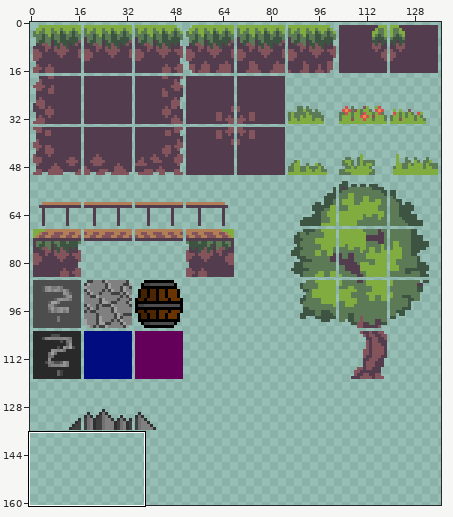
Edited in one commit: sprite sheet (android/assets/maps/tileset.png). The first picture is a wide view before the edit; the outline marks the close-up.
Close-up. Old version:
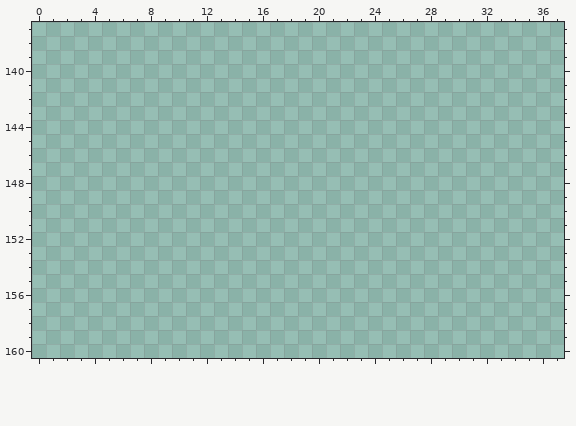
The file is 137x171 pixels. Colours within 5 levels of each other are drawn and written as one. Shown: x 0..37, y 137..160. The wide view leaves out empty margins.
Palette (. is transparent): 
The same view after the edit:
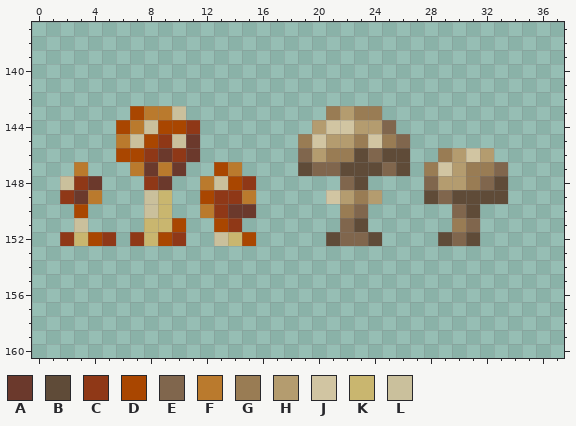
Colours new in this view: A #6b392c  B #5f4b38  C #8f3817  D #a94600  E #80664d  F #ba7a2d  G #997c54  H #b49c6f  J #d1c5a2  K #c9b66f  L #cac09c
Change:
{"y":143,"x":7,"old":"....","new":"DFFL"}
{"y":143,"x":21,"old":"....","new":"GHGG"}
{"y":144,"x":6,"old":"......","new":"DFLDDC"}
{"y":144,"x":20,"old":"......","new":"HJJHHE"}
{"y":145,"x":6,"old":"......","new":"FLDCLA"}
{"y":145,"x":19,"old":"........","new":"GJHHGJGE"}
{"y":146,"x":6,"old":"......","new":"DDCACA"}
{"y":146,"x":19,"old":"........","new":"EHGGBEBB"}
{"y":146,"x":29,"old":"....","new":"GHJH"}
{"y":147,"x":3,"old":".","new":"F"}
{"y":147,"x":7,"old":"....","new":"FAFA"}
{"y":147,"x":13,"old":"..","new":"DF"}
{"y":147,"x":19,"old":"........","new":"BEEBBBEB"}
{"y":147,"x":28,"old":"......","new":"GJHGGE"}
{"y":148,"x":2,"old":"...","new":"LCA"}
{"y":148,"x":8,"old":"..","new":"CA"}
{"y":148,"x":12,"old":"....","new":"FLDC"}
{"y":148,"x":22,"old":"..","new":"EB"}
{"y":148,"x":28,"old":"......","new":"EHHGEB"}
{"y":149,"x":2,"old":"...","new":"CAF"}
{"y":149,"x":8,"old":"..","new":"LK"}
{"y":149,"x":12,"old":"....","new":"DCCF"}
{"y":149,"x":21,"old":"....","new":"JHGH"}
{"y":149,"x":28,"old":"......","new":"BEBBBB"}
{"y":150,"x":3,"old":".","new":"D"}
{"y":150,"x":8,"old":"..","new":"LK"}
{"y":150,"x":12,"old":"....","new":"FCAA"}
{"y":150,"x":22,"old":"..","new":"GE"}
{"y":150,"x":30,"old":"..","new":"EB"}
{"y":151,"x":3,"old":".","new":"L"}
{"y":151,"x":8,"old":"...","new":"KKD"}
{"y":151,"x":13,"old":"..","new":"DC"}
{"y":151,"x":22,"old":"..","new":"EB"}
{"y":151,"x":30,"old":"..","new":"GE"}
{"y":152,"x":2,"old":"....","new":"CKDC"}
{"y":152,"x":7,"old":"....","new":"CKDC"}
{"y":152,"x":13,"old":"...","new":"LKD"}
{"y":152,"x":21,"old":"....","new":"BEEB"}
{"y":152,"x":29,"old":"...","new":"BEB"}
